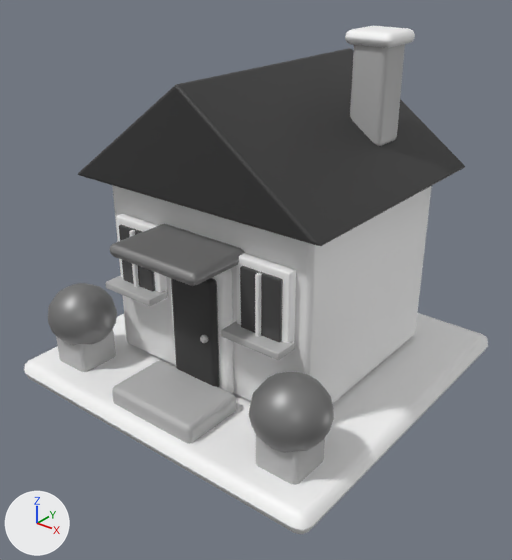
The Blender file models/city/house.blend: old version first, new version second.
Camera for both pictures: a camera (50 mm lens) standing at (2.55, -3.27, 2.65) and looking at (0.07, -0.17, 0.73). The lights are fixed; the arrows at lower left show +X, +Y and +Z. The picture after the commit comes second.

Names of what the first picture shows: 'Chimney', 'Door canopy', 'Front door', 'Gabled roof', 'House', 'Pavement', 'Planter.001', 'Shrub', 'Shrub.001', 'Step', 'Window glass', 'Window glass.001', 'Window surround.001' and 9 more.
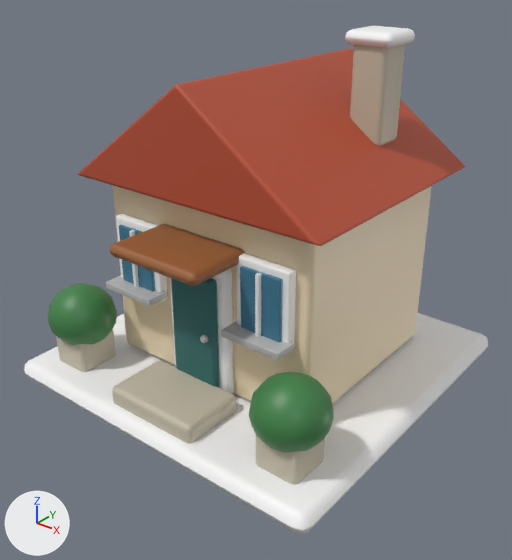
Location of each change, (x1, y1, x2, y2) in pixels of the pictures (512 x 560 px):
'Gabled roof', recoloured (lighter)
    both: (78, 48, 465, 246)
'House', recoloured (white to beige)
    both: (112, 185, 432, 404)
'Door canopy', recoloured (grey to brown)
    both: (110, 224, 245, 286)
'Front door', recoloured (dark grey to dark cyan)
    both: (171, 278, 220, 387)
'Window glass.001', recoloured (dark grey to blue)
    both: (240, 266, 283, 342)
'Window glass', recoloured (dark grey to blue)
    both: (119, 225, 155, 291)
part 1 of me_sphere_001, recoloured (grey to green)
    both: (48, 283, 117, 346)
part 2 of me_sphere_002, recoloured (grey to green)
    both: (249, 372, 334, 453)

The edits, one by one:
Material 'Leaves' (mat_leaves) is new.
Its base color is (0.0545, 0.227, 0.0685) (green #42834a).
Its roughness is 0.45.
Material 'Honey wood' (mat_honey_wood) is new.
Its base color is (0.323, 0.117, 0.0369) (brown #9a6036).
Its roughness is 0.45.
Material 'Blue windows' (mat_blue_windows) is new.
Its base color is (0.0578, 0.209, 0.323) (blue #447e9a).
Its metallic is 0.15.
Its roughness is 0.24.
Material 'Teal door' (mat_teal_door) is new.
Its base color is (0.0222, 0.144, 0.138) (dark cyan #296a68).
Its roughness is 0.45.
Material 'Terracotta roof' (mat_terracotta_roof) is new.
Its base color is (0.485, 0.0802, 0.0356) (orange #b95035).
Its roughness is 0.45.
Material 'Warm plaster' (mat_warm_plaster) is new.
Its base color is (0.896, 0.738, 0.497) (beige #f3dfbb).
Its roughness is 0.45.
me_cube_002 has 56 vertices, 54 faces and spans x -0.75..0.75, y -0.68..0.68, z -0.6..0.6.
me_cube_002 no longer uses material mat_chalk (white #efefef).
me_cube_002 gains material mat_warm_plaster (beige #f3dfbb).
me_gabled_roof has 42 vertices, 41 faces and spans x -0.89..0.89, y -0.82..0.82, z 0.0..0.64.
me_gabled_roof no longer uses material mat_ink (dark grey #353535).
me_gabled_roof gains material mat_terracotta_roof (orange #b95035).
me_cube_004 has 56 vertices, 54 faces and spans x -0.17..0.17, y -0.03..0.03, z -0.37..0.37.
me_cube_004 no longer uses material mat_ink (dark grey #353535).
me_cube_004 gains material mat_teal_door (dark cyan #296a68).
me_cube_006 has 56 vertices, 54 faces and spans x -0.135..0.135, y -0.014..0.014, z -0.195..0.195.
me_cube_006 no longer uses material mat_window (dark grey #525252).
me_cube_006 gains material mat_blue_windows (blue #447e9a).
me_cube_010 has 56 vertices, 54 faces and spans x -0.135..0.135, y -0.014..0.014, z -0.195..0.195.
me_cube_010 no longer uses material mat_window (dark grey #525252).
me_cube_010 gains material mat_blue_windows (blue #447e9a).
me_cube_014 has 56 vertices, 54 faces and spans x -0.325..0.325, y -0.225..0.225, z -0.04..0.04.
me_cube_014 no longer uses material mat_metal (grey #868686).
me_cube_014 gains material mat_honey_wood (brown #9a6036).
me_sphere_001 has 114 vertices, 128 faces and spans x -1.0..1.0, y -1.0..1.0, z -1.0..1.0.
me_sphere_001 is used by ob_shrub; location (-0.83, -0.83, 0.46); scale (0.22, 0.22, 0.2).
me_sphere_001 part 1: 128 faces spanning x -1.0..1.0, y -1.0..1.0, z -1.0..1.0 switch from mat_metal (grey #868686) to mat_leaves (green #42834a).
me_sphere_002 has 114 vertices, 128 faces and spans x -1.0..1.0, y -1.0..1.0, z -1.0..1.0.
me_sphere_002 is used by ob_shrub_001; location (0.83, -0.83, 0.46); scale (0.22, 0.22, 0.2).
me_sphere_002 part 2: 128 faces spanning x -1.0..1.0, y -1.0..1.0, z -1.0..1.0 switch from mat_metal (grey #868686) to mat_leaves (green #42834a).
